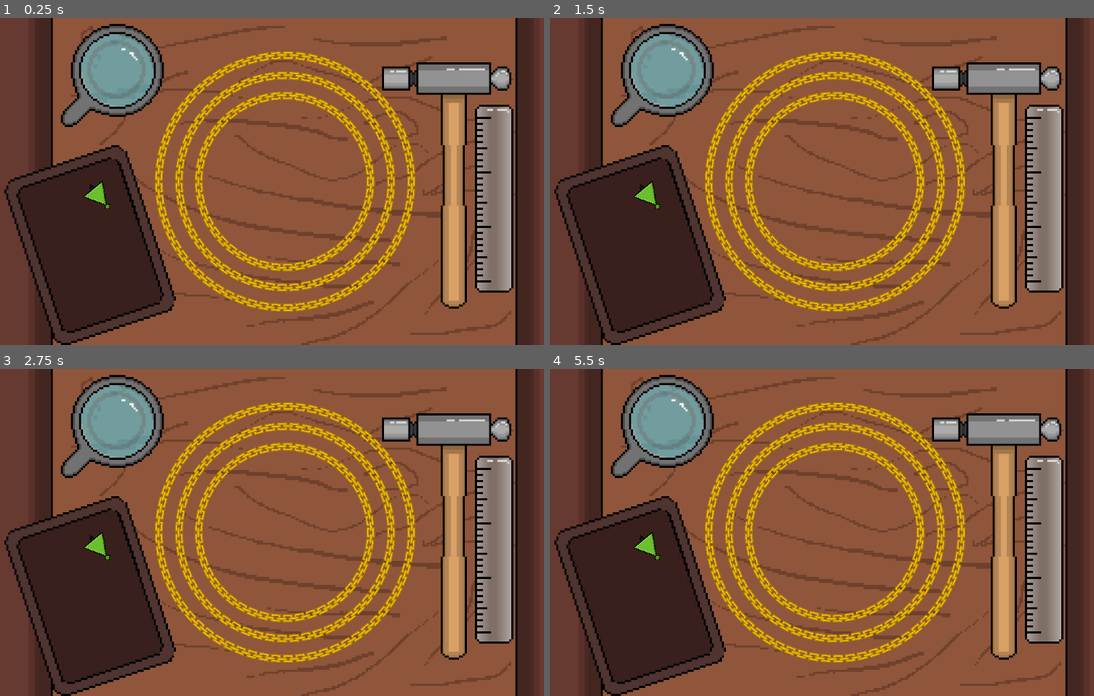
Above: before the commit, frames 1-4 (two rows, left to right).
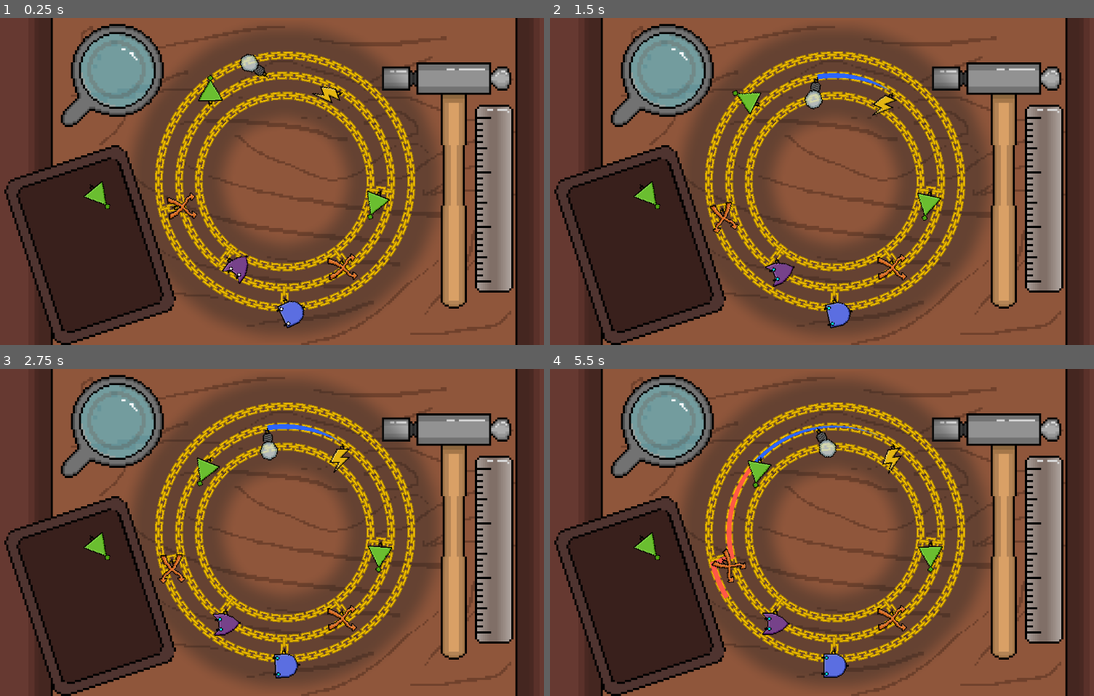
Above: after the commit, the same moments.

Repository: triangle-int/logi-charm
Game: Godot game, scene res://scenes/game.tscn
The game is run twice, just before and just after one commit, with the same random seed, the same clock (stepped at 60 frames per second) and the same inputs.
Inputs (mouse positions are in pixels of both pictures, inside the frame that each line leads up to):
- Up to frame 1 (0.25 s): no input
- Up to frame 2 (1.5 s): tap Enter (ui_accept) at 0.5, 0.77 s; move the mouse to (963, 165) at 0.52 s; click (963, 165) at 0.67 s; drag from (718, 197) to (805, 246) at 1.27 s
- Up to frame 3 (2.75 s): move the mouse to (342, 460) at 2.02 s; click (342, 460) at 2.17 s
- Up to frame 4 (5.5 s): drag from (805, 597) to (658, 483) at 2.77 s; move the mouse to (1006, 581) at 3.52 s; click (1006, 581) at 3.67 s; tap Enter (ui_accept) at 3.77 s; drag from (658, 483) to (745, 450) at 4.27 s; move the mouse to (865, 532) at 5.02 s; click (865, 532) at 5.17 s

The runs differ from the first frame. In frame 1, 26% of the frame differs, in the area x 24-81%, y 3-97%; in frame 2, 26%; in frame 3, 26%; in frame 4, 27%.

Commit message:
Added touch area

Diff:
--- a/project.godot
+++ b/project.godot
@@ -29,3 +29,4 @@
 
 renderer/rendering_method="gl_compatibility"
 renderer/rendering_method.mobile="gl_compatibility"
+anti_aliasing/quality/msaa_2d=2
--- a/scenes/game.tscn
+++ b/scenes/game.tscn
@@ -50,7 +50,6 @@
 node_length = 12.0
 
 [node name="Shadow" type="Sprite2D" parent="Center/Rings"]
-visible = false
 z_index = -5
 scale = Vector2(4.98437, 4.98437)
 texture = ExtResource("4_im5cd")
--- a/scenes/pickable_components/not_component_pickable.tscn
+++ b/scenes/pickable_components/not_component_pickable.tscn
@@ -1,8 +1,11 @@
-[gd_scene load_steps=4 format=3 uid="uid://bdoqbc22revfl"]
+[gd_scene load_steps=5 format=3 uid="uid://bdoqbc22revfl"]
 
 [ext_resource type="Script" path="res://scripts/component_pickable.gd" id="1_53oa5"]
 [ext_resource type="Texture2D" uid="uid://bquoii7l4rxt" path="res://sprites/gates/not_gate.png" id="1_jtm3u"]
 [ext_resource type="PackedScene" uid="uid://xjea3vckpfat" path="res://scenes/components/not_component.tscn" id="2_fj7eo"]
+
+[sub_resource type="RectangleShape2D" id="RectangleShape2D_ptnhc"]
+size = Vector2(12, 16)
 
 [node name="NotComponentPickable" type="Node2D"]
 script = ExtResource("1_53oa5")
@@ -12,3 +15,10 @@
 texture_filter = 1
 scale = Vector2(0.5, 0.5)
 texture = ExtResource("1_jtm3u")
+
+[node name="Area2D" type="Area2D" parent="."]
+
+[node name="CollisionShape2D" type="CollisionShape2D" parent="Area2D"]
+shape = SubResource("RectangleShape2D_ptnhc")
+
+[connection signal="input_event" from="Area2D" to="." method="_on_input_event"]
--- a/scripts/component_pickable.gd
+++ b/scripts/component_pickable.gd
@@ -9,26 +9,33 @@
 var _component_instance: BaseComponent
 
 func _input(event):
+	_handle_drag(event)
+	_handle_drop(event)
+
+func _on_input_event(_viewport, event, _shape_idx):
 	_handle_pickup(event)
-	_handle_drag(event)
 
 func _handle_pickup(event):
+	if not event is InputEventMouseButton:
+		return
+
+	if event.button_index != MOUSE_BUTTON_LEFT or not event.pressed:
+		return
+
+	_is_dragged = true
+	_component_instance = component.instantiate() as BaseComponent
+	game.current_level.add_child(_component_instance)
+	_component_instance.position = game.current_level.to_local(event.global_position)
+
+func _handle_drop(event):
 	if not event is InputEventMouseButton:
 		return
 
 	if event.button_index != MOUSE_BUTTON_LEFT:
 		return
 
-	if event.pressed and not sprite_2d.get_rect().has_point(to_local(event.position)):
-		return
-
-	_is_dragged = event.pressed
-
-	if _is_dragged:
-		_component_instance = component.instantiate() as BaseComponent
-		game.current_level.add_child(_component_instance)
-		_component_instance.global_position = event.position
-	elif _component_instance != null:
+	_is_dragged = false
+	if _component_instance != null:
 		_snap_to_rings()
 		_component_instance = null
 
@@ -39,7 +46,7 @@
 	if not _is_dragged:
 		return
 
-	_component_instance.global_position = event.position
+	_component_instance.position = game.current_level.to_local(event.position)
 
 func _snap_to_rings():
 	ComponentsSignals.stop_simulation()
--- a/scripts/components/end_component.gd
+++ b/scripts/components/end_component.gd
@@ -7,7 +7,6 @@
 @export var activation_seq: Array[bool]
 
 var is_activated = false
-var is_detached = false
 var last_index = 0
 
 @onready var level: Level = $".."
@@ -26,7 +25,7 @@
 func _on_receive(index: int, high: bool):
 	super(index, high)
 
-	if is_activated or is_detached:
+	if is_activated:
 		return
 
 	if activation_seq[last_index] == high:
@@ -41,5 +40,5 @@
 		sprite_2d.frame = 0
 
 func _detach():
-	is_detached = true
 	# TODO: Create detaching logic
+	pass
--- a/scripts/game_loader.gd
+++ b/scripts/game_loader.gd
@@ -5,6 +5,9 @@
 
 var current_level: Level = null
 var current_index: int = -1
+
+func _ready():
+	load_level((current_index + 1) % len(levels))
 
 # For debugging
 func _input(event: InputEvent):
